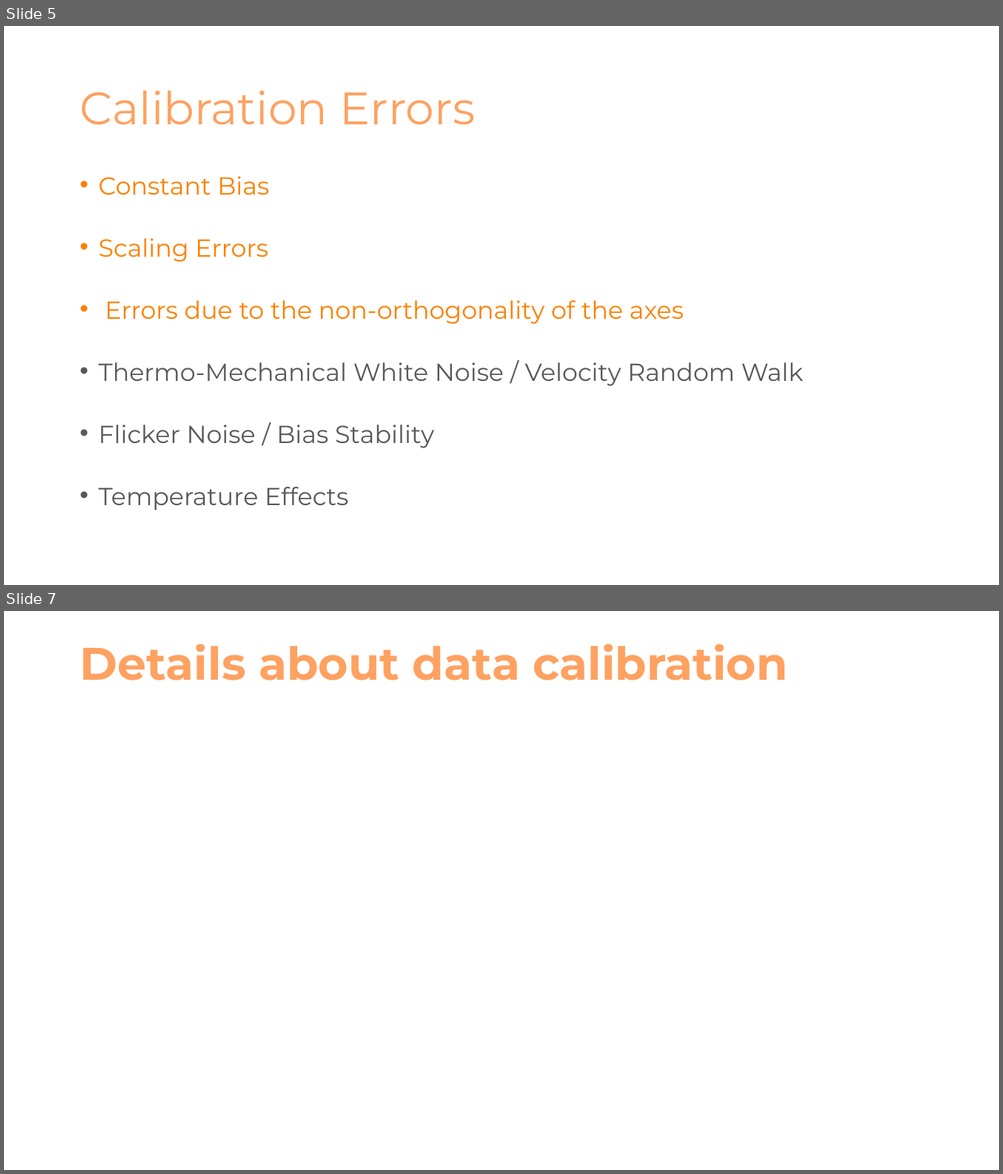
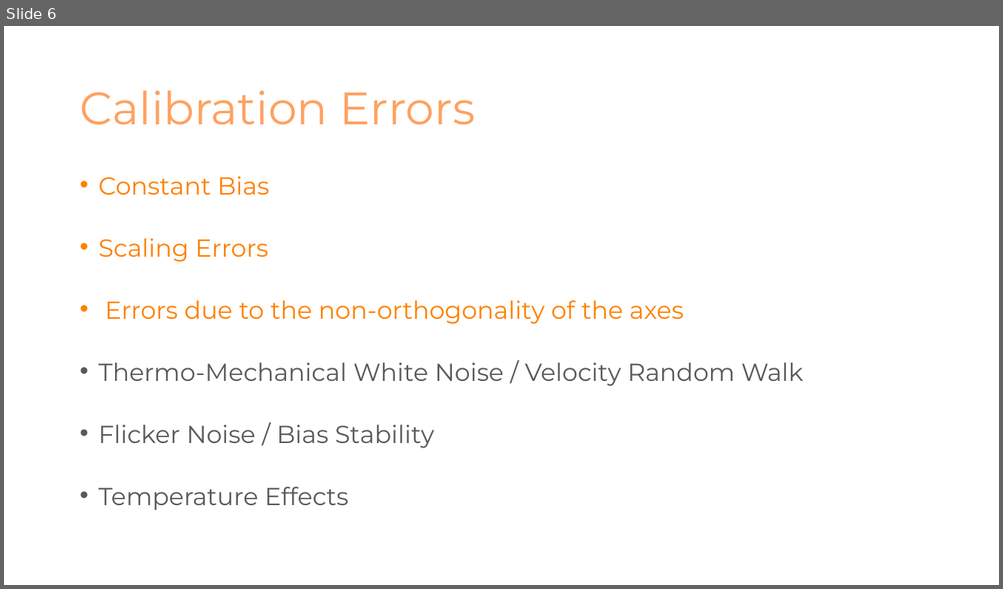
Before and after one commit to NikolaTotev/AMMRP-Course-Project, a slide deck: Presentation Materials/Калибриране на MEMS Акселерометри.pptx. Shown one above the other, each under a label of ours: slides 5 and 7 before the commit, slide 6 after it; the slides between them are not shown. The pictures are 1003x1174 and 1003x589 pixels, drawn with LibreOffice and Linux fonts; fonts in the diff are those of the drawing; grey boxes stand for pictures. Boxes give left, top, right and bottom in pixels: in the first picture for what was removed or moved away, otherwise in the second. Text is boxed around its words. In the diff, an @@ line names an element or a change of style, - is before the commit and + after.

```diff
--- a/Presentation Materials/Калибриране на MEMS Акселерометри.pptx
+++ b/Presentation Materials/Калибриране на MEMS Акселерометри.pptx
@@ slide 7 removed at [4, 611, 999, 1170], background #FFFFFF @@
@@ title removed at [79, 644, 787, 681] @@
-Details about data calibration
@@ what was slide 5 is now slide 6 @@
```
Also in this commit, not shown: 5 slides changed, 5 slides added, 3 other slides removed, 5 other files.
